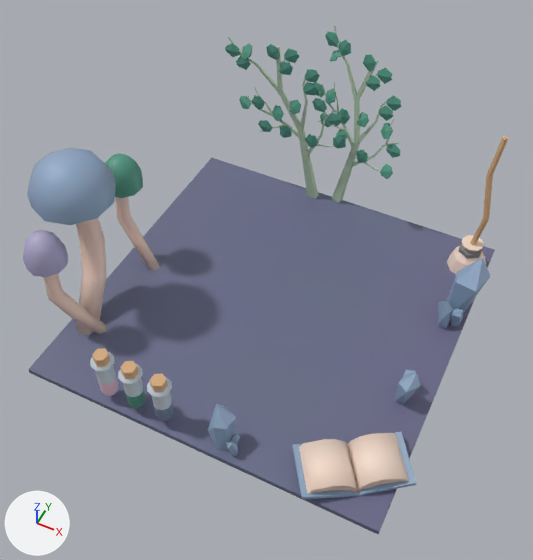
Renders of the glTF model Models/Background/meta3.glb from each side of a commit.
Camera for both pictures: a 50 mm camera at (2.08, -4.28, 7.22) aimed at (0.01, -0.14, 2.05). Arrows for +X, +Y and +Z are at lower left; the lights stay in place. Vertices at the same position are counted once.

Objects in the first picture: 'meta3'.
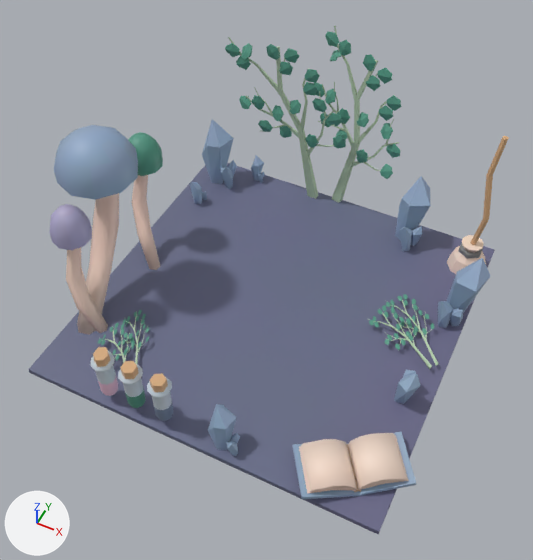
Pixel boxes (x1, y1, x2, y2) of what changed, in the pictures (533 x 560 px):
'meta3', reshaped
    before: (23, 25, 509, 534)
    after: (28, 25, 509, 534)
part 1 of me_cube_005, built on
    before: (23, 148, 160, 371)
    after: (49, 125, 163, 368)
part 2 of me_cube_005, added (blue)
    after: (369, 176, 438, 369)
part 3 of me_cube_005, added (blue)
    after: (190, 119, 265, 204)

What changed in the scene script:
```text
Change me_cube_005:
    used by ob_meta3; location = (0.017, 0.108, 1.379)
    remove me_cube_005.from_pydata(...)  # 1733 vertices, 3074 faces; spans x -2.1..1.91, y -1.83..2.05, z -0.05..2.03
    add me_cube_005.from_pydata(...)  # 3789 vertices, 6650 faces; spans x -2.1..1.91, y -1.83..2.05, z -0.05..2.03
    me_cube_005 part 1: 191 vertices moved from x -2.1..-0.89, y -1.7..0.21, z 0.02..1.81 to x -2.1..-0.89, y -1.69..0.58, z 0.02..1.81; 17 vertices removed from x -1.92..-0.9, y -1.63..0.17, z 0.02..1.78; 869 vertices added at x -1.92..-0.78, y -1.61..0.54, z 0.02..1.78
    me_cube_005 part 2: 982 vertices added at x 0.68..1.7, y -0.12..1.74, z 0.0..0.79
    me_cube_005 part 3: 90 vertices added at x -1.69..-0.99, y 0.92..1.77, z 0.0..0.79
```
